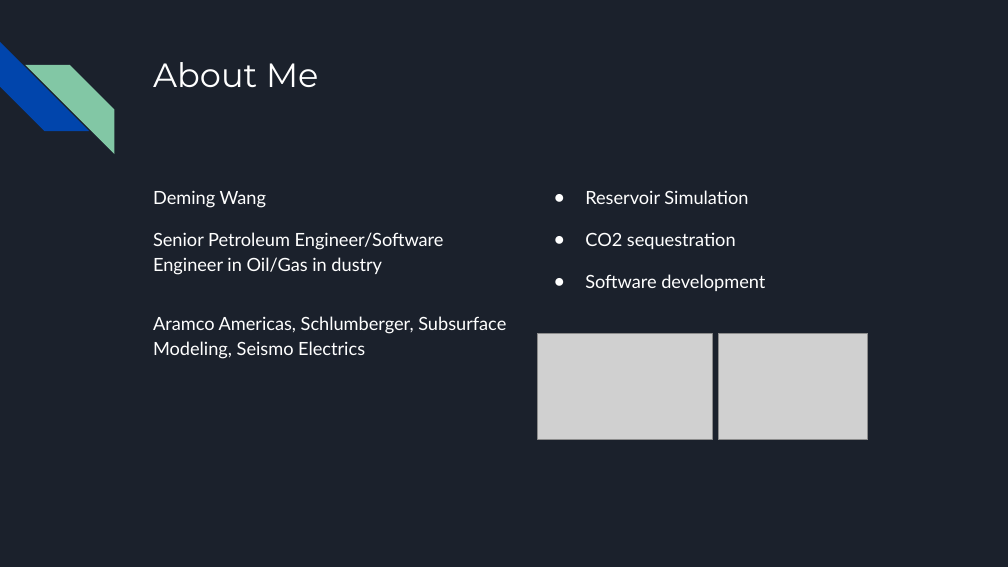
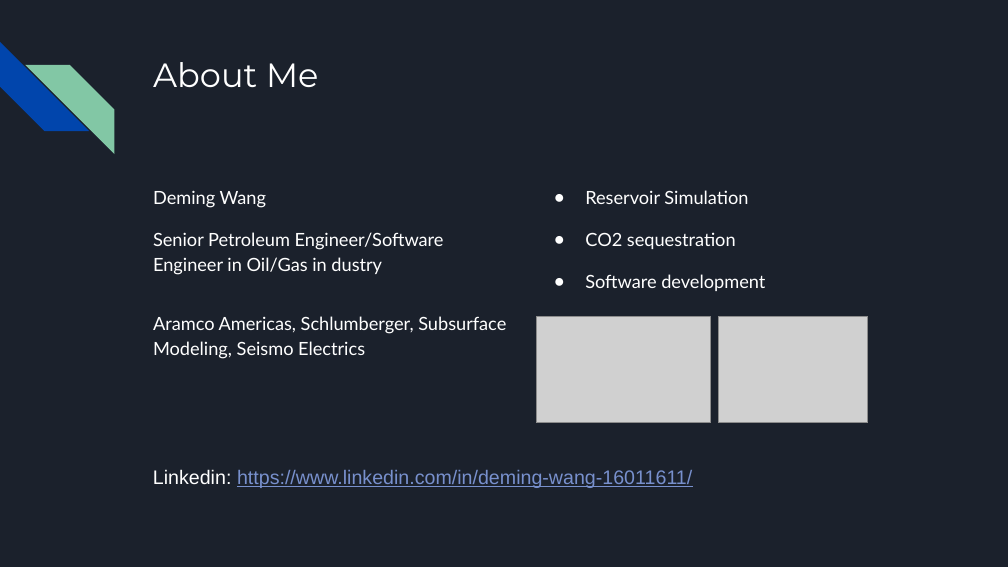
Before and after one commit to wdmhouston/SC24.6.13, a slide deck: slide 3 of Capstone_Project_Fruit_Prediction.pptx. Drawn at 1008x567 pixels with LibreOffice and Linux fonts; fonts in the diff are those of the drawing; grey boxes stand for pictures. Boxes give left, top, right and bottom in pixels: in the first picture for what was removed or moved away, otherwise in the second. Text is boxed around its words. In the diff, an @@ line names an element or a change of style, - is before the commit and + after.

Commit message:
update ppt

```diff
--- a/Capstone_Project_Fruit_Prediction.pptx
+++ b/Capstone_Project_Fruit_Prediction.pptx
@@ picture: place and size @@
-picture at (537, 334, 712, 440)
+picture at (536, 317, 711, 423)
@@ picture: place and size @@
-picture at (719, 334, 868, 440)
+picture at (719, 317, 868, 423)
@@ text added at (153, 469, 692, 488), 14 pt, text #7890CD, underline @@
+Linkedin: https://www.linkedin.com/in/deming-wang-16011611/
```
Also in this commit, not shown: 1 other slide changed.
